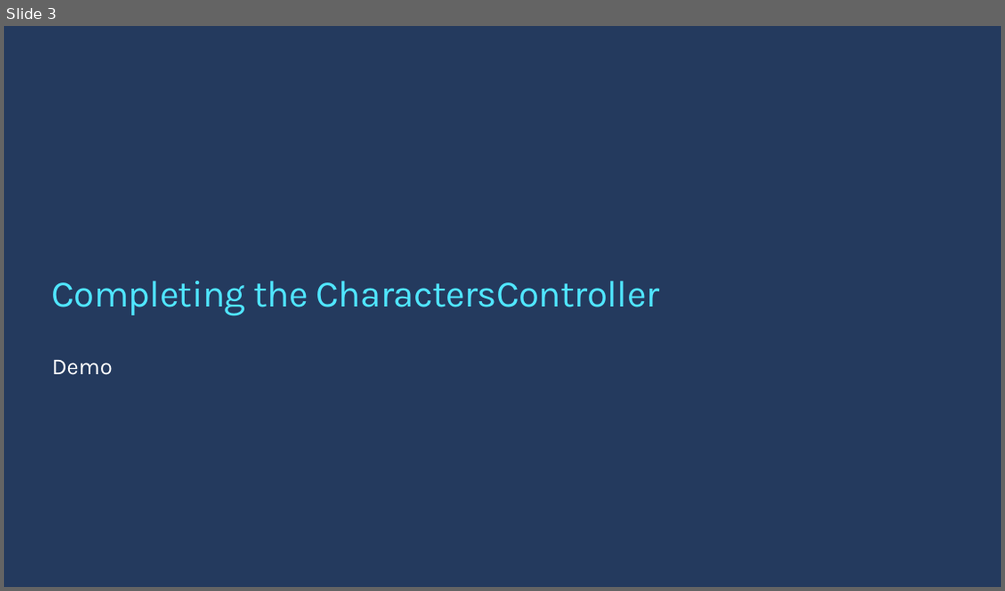
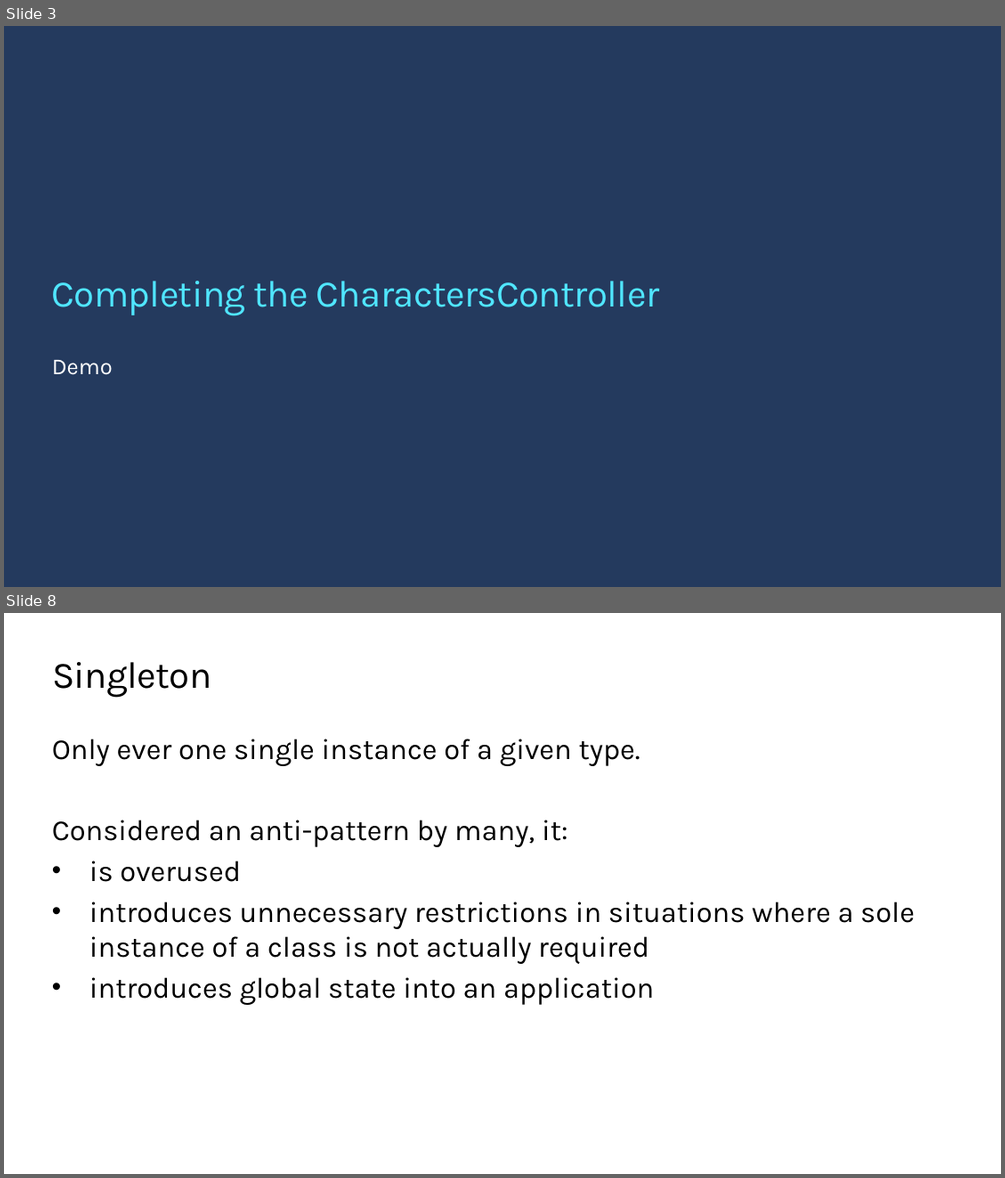
Before and after one commit to ondfisk/BDSA2021, a slide deck: Slides/Lecture08 - ASP.NET Core Web API part deux.pptx. Shown one above the other, each under a label of ours: slide 3 before the commit, slides 3 and 8 after it; the slides between them are not shown. The pictures are 1005x591 and 1005x1178 pixels, drawn with LibreOffice and Linux fonts; fonts in the diff are those of the drawing; background and template pictures are left out. Boxes give left, top, right and bottom in pixels: in the first picture for what was removed or moved away, otherwise in the second. Text is boxed around its words. In the diff, an @@ line names an element or a change of style, - is before the commit and + after.

```diff
--- a/Slides/Lecture08 - ASP.NET Core Web API part deux.pptx
+++ b/Slides/Lecture08 - ASP.NET Core Web API part deux.pptx
@@ slide 8 added at (4, 613, 1001, 1174), background #FFFFFF @@
@@ title added at (52, 662, 212, 698), 36 pt, text #000000 @@
+Singleton
@@ text added at (52, 738, 914, 1005), 28 pt, text #000000 @@
+Only ever one single instance of a given type.
+Considered an anti-pattern by many, it:
+• is overused
+• introduces unnecessary restrictions in situations where a sole instance of a class is not actually required
+• introduces global state into an application
```
Also in this commit, not shown: 1 slide changed, 8 other slides added, 20 other files.
